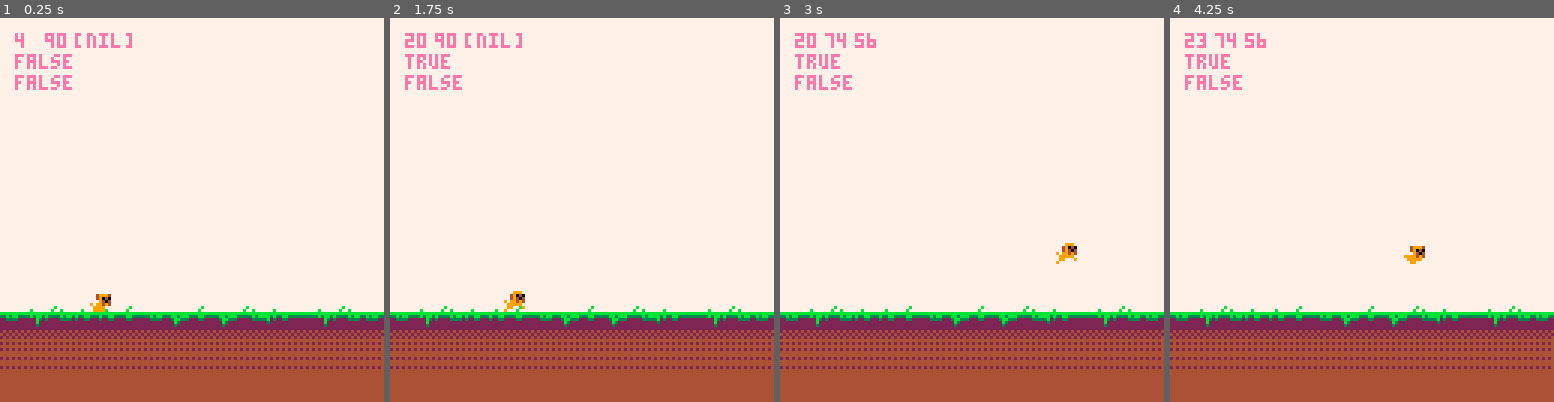
Above: before the commit, frames 1-4 (left to right).
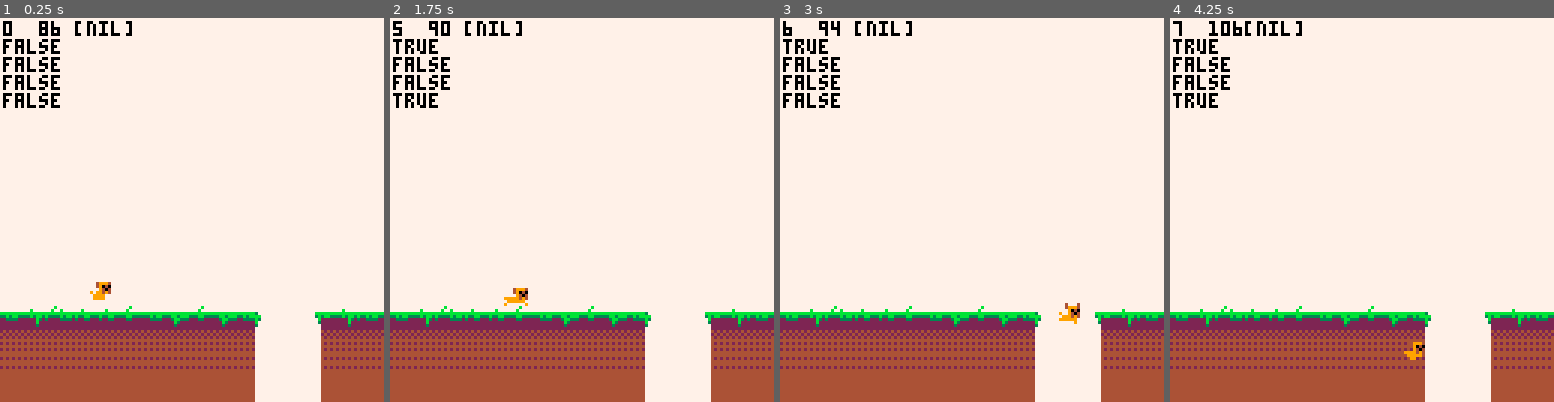
Above: after the commit, the same moments.

Repository: Mednikov/runpugrun
Game: PICO-8 cartridge runpugrun.p8
Same seed, same stepped clock (60 frames per second), same inputs: the game is played once before the commit and once after it.
Inputs:
- Up to frame 1 (0.25 s): no input
- Up to frame 2 (1.75 s): hold Right from 1.6 s (still down)
- Up to frame 3 (3 s): release Right at 2.1 s; hold Up 2.15-2.42 s; hold Right from 2.47 s (still down)
- Up to frame 4 (4.25 s): release Right at 3.03 s; hold Left 3.08-3.58 s; hold Right from 4.02 s (still down)

The runs differ from the first frame. In frame 1, 6.6% of the frame differs, in the area x 0-93%, y 0-100%; in frame 2, 6.5%; in frame 3, 6.4%; in frame 4, 6.5%.

Commit message:
add collisions

Diff:
--- a/runpugrun.p8
+++ b/runpugrun.p8
@@ -2,20 +2,30 @@
 version 8
 __lua__
 
+canvas = {
+  w = 128,
+  h = 128,
+}
+
 pug = {
   x = 30,
-  y = 90,
+  y = 70,
+  dx = 1,
+  dy = 1,
   speed = 2,
-
-  startspr = 4,
-  endspr = 7,
+  w = 8,
+  h = 8,
+
+  startspr = 0,
+  endspr = 3,
 
   moving = false,
   move = {
-    startspr = 20,
-    endspr = 23
+    startspr = 4,
+    endspr = 7,
   },
 
+  landing = false,
   jumping = false,
   jump = {
     max = 20
@@ -24,25 +34,55 @@
   flip = false
 }
 
+timer = 0
+
 pug.sprite = pug.startspr
 
 function pugjump(pugy)
   jumptop = pugy - pug.jump.max
-  if  pugy > jumptop  then pug.y -= pug.speed end
+  if  pugy > jumptop  then pug.y -= 1 end
   pug.sprite = pug.move.startspr
 end
 
 function puganimate(startsprite, endsprite)
-  pug.sprite += 0.125
-  if pug.sprite < endsprite then pug.sprite = endsprite end
+  -- timer += 1
+  -- if timer >= 30 then
+    pug.sprite += 1
+    -- timer = 0
+  -- end
+  -- if pug.sprite <= endsprite then pug.sprite = endsprite end
   if pug.sprite > endsprite then
     pug.sprite = startsprite
+  -- else
+  --   pug.sprite = endsprite
   end
 end
 
 function pughandle()
   pug.moving = false
   pug.jumping = false
+  pug.landing = false
+
+  -- gravity bounce
+  if pug.y + pug.h < canvas.h and not cmap(pug) then
+    pug.y += 2
+  -- else
+  --   pug.landing = true
+    -- pug.dy += 1
+  end
+  -- pug.y += pug.dy
+
+  -- if pug.y + pug.h > canvas.h then
+  --   pug.dy = -pug.dy
+  -- else
+  --   pug.landing = true
+  --   pug.dy += 1
+  -- end
+  -- pug.y += pug.dy
+
+  lastx = pug.x
+  lasty = pug.y
+
   if btn(0) then
     pug.moving = true
     pug.flip = true
@@ -60,64 +100,32 @@
   end
   if btn(2) then
     pug.jumping = true
-    pugjump(pug.y)
-  end
-end
-
--- function pugmoving()
---   pug.moving = false
---   if btn(0) then
---     pug.moving = true
---     pug.flip = true
---     pug.x -= pug.speed
---   end
---   if btn(1) then
---     pug.moving = true
---     pug.flip = false
---     pug.x += pug.speed
---   end
--- end
-
--- function test()
---   if pug.moving then
---     if (pug.sprite > pug.movingendspr) then
---       pug.sprite = pug.movingstartspr
---     end
---   end
--- end
-…(4 lines of a section not shown)…
--- function move()
---   pug.moving = true
---   pug.sprite = pug.movingstartspr
---   pug.sprite += 1
---   if (pug.sprite > pug.movingendspr) then
---     pug.sprite = pug.movingstartspr
---   end
--- end
-
--- function runpug()
---   pug.moving = false
-
---   if btn(0) then
---     pug.x -= pug.speed
---     move()
---   end
---   if btn(1) then
---     pug.x += pug.speed
---     move()
---   end
-
---   if not pug.moving then
---     pug.sprite = pug.startspr
---   end
--- end
-…(4 lines of a section not shown)…
+    -- pugjump(pug.y)
+  end
+
+  -- if cmap(pug) then
+  --   pug.x = lastx
+  --   pug.y = lasty
+  -- end
+end
+
+function cmap(actor)
+  local ct=false
+  local cb=false
+  -- if colliding with map tiles
+    local x1=actor.x/8
+    local y1=actor.y/8
+    local x2=(actor.x+7)/8
+    local y2=(actor.y+7)/8
+    local a=fget(mget(x1,y1),0)
+    local b=fget(mget(x1,y2),0)
+    local c=fget(mget(x2,y2),0)
+    local d=fget(mget(x2,y1),0)
+    ct=a or b or c or d
+   -- if colliding world bounds
+    cb = actor.x<0 or actor.x+8>canvas.w or actor.y<0 or actor.y+8>canvas.h
+  return ct or cb
+end
 
 function _init()
   cls()
@@ -126,10 +134,7 @@
 end
 
 function _update()
-  -- runpug()
   pughandle()
-  -- pugmoving()
-  -- test()
 end
 
 function _draw()
@@ -143,11 +148,13 @@
   -- draw the pug
   spr(pug.sprite, pug.x, pug.y, 1, 1, pug.flip)
 
-  print(pug.sprite, 5 , 5, 14)
-  print(pug.y, 15, 5, 14)
-  print(jumptop, 25, 5, 14)
-  print(pug.moving, 5 , 12, 14)
-  print(pug.jumping, 5 , 19, 14)
+  print(pug.sprite, 1 , 1, 0)
+  print(pug.y, 13, 1, 0)
+  print(jumptop, 25, 1, 0)
+  print(pug.moving, 1 , 7, 0)
+  print(pug.jumping, 1 , 13, 0)
+  print(pug.landing, 1 , 19, 0)
+  print(cmap(pug), 1 , 25, 0)
 
 end
 
@@ -282,168 +289,168 @@
 
 
 __gff__
-0000000000000000000000000000000000000000000000000000000000000000000000000000000000000000000000000000000000000000000000000000000000000000000000000000000000000000000000000000000000000000000000000000000000000000000000000000000000000000000000000000000000000000
+0000000000000000000000000000000000000000000000000000000000000000000000000000000000000000000000000000000000000000000000000000000001010101010101010101010101000000010101010000000000000000000000000101010100000000000000000000000001010101010101010100000000000000
 0000000000000000000000000000000000000000000000000000000000000000000000000000000000000000000000000000000000000000000000000000000000000000000000000000000000000000000000000000000000000000000000000000000000000000000000000000000000000000000000000000000000000000
 __map__
-7979797979797979797979797979797979797979797979797979797979797979010000000000000000000000000000000000000000000000000000000000000000000000000000000000000000000000000000000000000000000000000000000000000000000000000000000000000000000000000000000000000000000000
-7979797979797979797979797979797979797979797979797979797979797979010000000000000000000000000000000000000000000000000000000000000000000000000000000000000000000000000000000000000000000000000000000000000000000000000000000000000000000000000000000000000000000000
-7979797979797979797979797979797979797979797979797979797979797979010000000000000000000000000000000000000000000000000000000000000000000000000000000000000000000000000000000000000000000000000000000000000000000000000000000000000000000000000000000000000000000000
-7979797979797979797979797979797979797979797979797979797979797979010000000000000000000000000000000000000000000000000000000000000000000000000000000000000000000000000000000000000000000000000000000000000000000000000000000000000000000000000000000000000000000000
-7979797979797979797979797979797979797979797979797979797979797979010000000000000000000000000000000000000000000000000000000000000000000000000000000000000000000000000000000000000000000000000000000000000000000000000000000000000000000000000000000000000000000000
-7979797979797979797979797979797979797979797979797979797979797979790000000000000000000000000000000000000000000000000000000000000000000000000000000000000000000000000000000000000000000000000000000000000000000000000000000000000000000000000000000000000000000000
-7979797979797979797979797979797979797979797979797979797979797979790000000000000000000000000000000000000000000000000000000000000000000000000000000000000000000000000000000000000000000000000000000000000000000000000000000000000000000000000000000000000000000000
-7979797979797979797979797979797979797979797979797979797979797979790000000000000000000000000000000000000000000000000000000000000000000000000000000000000000000000000000000000000000000000000000000000000000000000000000000000000000000000000000000000000000000000
-7979797979797979797979797979797979797979797979797979797979797979790000000000000000000000000000000000000000000000000000000000000000000000000000000000000000000000000000000000000000000000000000000000000000000000000000000000000000000000000000000000000000000000
-7979797979797979797979797979797979797979797979797979797979797979790000000000000000000000000000000000000000000000000000000000000000000000000000000000000000000000000000000000000000000000000000000000000000000000000000000000000000000000000000000000000000000000
-7979797979797979797979797979797979797979797979797979797979797979790000000000000000000000000000000000000000000000000000000000000000000000000000000000000000000000000000000000000000000000000000000000000000000000000000000000000000000000000000000000000000000000
-7979797979797979797979797979797979797979797979797979797979797979790000000000000000000000000000000000000000000000000000000000000000000000000000000000000000000000000000000000000000000000000000000000000000000000000000000000000000000000000000000000000000000000
-41464a43434c41494c494a4540464a4149484548484841414940414141494a45790000000000000000000000000000000000000000000000000000000000000000000000000000000000000000000000000000000000000000000000000000000000000000000000000000000000000000000000000000000000000000000000
-7070707070707070707070707070707070707070707070707070707070707070790000000000000000000000000000000000000000000000000000000000000000000000000000000000000000000000000000000000000000000000000000000000000000000000000000000000000000000000000000000000000000000000
-7171717171717171717171717171717171717171717171717171717171717171790000000000000000000000000000000000000000000000000000000000000000000000000000000000000000000000000000000000000000000000000000000000000000000000000000000000000000000000000000000000000000000000
-7272727272727272727272727272727272727272727272727272727272727272790000000000000000000000000000000000000000000000000000000000000000000000000000000000000000000000000000000000000000000000000000000000000000000000000000000000000000000000000000000000000000000000
-0000000000000000000000000000000000000000000000000000000000000000000000000000000000000000000000000000000000000000000000000000000000000000000000000000000000000000000000000000000000000000000000000000000000000000000000000000000000000000000000000000000000000000
-0000000000000000000000000000000000000000000000000000000000000000000000000000000000000000000000000000000000000000000000000000000000000000000000000000000000000000000000000000000000000000000000000000000000000000000000000000000000000000000000000000000000000000
-0000000000000000000000000000000000000000000000000000000000000000000000000000000000000000000000000000000000000000000000000000000000000000000000000000000000000000000000000000000000000000000000000000000000000000000000000000000000000000000000000000000000000000
-0000000000000000000000000000000000000000000000000000000000000000000000000000000000000000000000000000000000000000000000000000000000000000000000000000000000000000000000000000000000000000000000000000000000000000000000000000000000000000000000000000000000000000
-0000000000000000000000000000000000000000000000000000000000000000000000000000000000000000000000000000000000000000000000000000000000000000000000000000000000000000000000000000000000000000000000000000000000000000000000000000000000000000000000000000000000000000
-0000000000000000000000000000000000000000000000000000000000000000000000000000000000000000000000000000000000000000000000000000000000000000000000000000000000000000000000000000000000000000000000000000000000000000000000000000000000000000000000000000000000000000
-0000000000000000000000000000000000000000000000000000000000000000000000000000000000000000000000000000000000000000000000000000000000000000000000000000000000000000000000000000000000000000000000000000000000000000000000000000000000000000000000000000000000000000
-0000000000000000000000000000000000000000000000000000000000000000000000000000000000000000000000000000000000000000000000000000000000000000000000000000000000000000000000000000000000000000000000000000000000000000000000000000000000000000000000000000000000000000
-0000000000000000000000000000000000000000000000000000000000000000000000000000000000000000000000000000000000000000000000000000000000000000000000000000000000000000000000000000000000000000000000000000000000000000000000000000000000000000000000000000000000000000
-0000000000000000000000000000000000000000000000000000000000000000000000000000000000000000000000000000000000000000000000000000000000000000000000000000000000000000000000000000000000000000000000000000000000000000000000000000000000000000000000000000000000000000
-0000000000000000000000000000000000000000000000000000000000000000000000000000000000000000000000000000000000000000000000000000000000000000000000000000000000000000000000000000000000000000000000000000000000000000000000000000000000000000000000000000000000000000
-0000000000000000000000000000000000000000000000000000000000000000000000000000000000000000000000000000000000000000000000000000000000000000000000000000000000000000000000000000000000000000000000000000000000000000000000000000000000000000000000000000000000000000
-0000000000000000000000000000000000000000000000000000000000000000000000000000000000000000000000000000000000000000000000000000000000000000000000000000000000000000000000000000000000000000000000000000000000000000000000000000000000000000000000000000000000000000
-0000000000000000000000000000000000000000000000000000000000000000000000000000000000000000000000000000000000000000000000000000000000000000000000000000000000000000000000000000000000000000000000000000000000000000000000000000000000000000000000000000000000000000
-0000000000000000000000000000000000000000000000000000000000000000010000000000000000000000000000000000000000000000000000000000000000000000000000000000000000000000000000000000000000000000000000000000000000000000000000000000000000000000000000000000000000000000
-0000000000000000000000000000000000000000000000000000000000000000010000000000000000000000000000000000000000000000000000000000000000000000000000000000000000000000000000000000000000000000000000000000000000000000000000000000000000000000000000000000000000000000
-…(130 lines of a section not shown)…
+7a7a7a7a7a7a7a7a7a7a7a7a7a7a7a7a7a7a7a7a7a7a7a7a7a7a7a7a7a7a7a7a7a7a7a7a7a7a7a7a7a7a7a7a7a7a7a7a7a7a7a7a7a7a7a7a7a7a7a7a7a7a7a7a7a7a7a7a7a7a7a7a7a7a7a7a7a7a7a7a7a7a7a7a7a7a7a7a7a7a7a7a7a7a7a7a7a7a7a7a7a7a7a7a7a7a7a7a7a7a7a7a7a7a7a7a7a7a7a7a7a7a7a7a7a7a7a7a
+7a7a7a7a7a7a7a7a7a7a7a7a7a7a7a7a7a7a7a7a7a7a7a7a7a7a7a7a7a7a7a7a7a7a7a7a7a7a7a7a7a7a7a7a7a7a7a7a7a7a7a7a7a7a7a7a7a7a7a7a7a7a7a7a7a7a7a7a7a7a7a7a7a7a7a7a7a7a7a7a7a7a7a7a7a7a7a7a7a7a7a7a7a7a7a7a7a7a7a7a7a7a7a7a7a7a7a7a7a7a7a7a7a7a7a7a7a7a7a7a7a7a7a7a7a7a7a7a
+7a7a7a7a7a7a7a7a7a7a7a7a7a7a7a7a7a7a7a7a7a7a7a7a7a7a7a7a7a7a7a7a7a7a7a7a7a7a7a7a7a7a7a7a7a7a7a7a7a7a7a7a7a7a7a7a7a7a7a7a7a7a7a7a7a7a7a7a7a7a7a7a7a7a7a7a7a7a7a7a7a7a7a7a7a7a7a7a7a7a7a7a7a7a7a7a7a7a7a7a7a7a7a7a7a7a7a7a7a7a7a7a7a7a7a7a7a7a7a7a7a7a7a7a7a7a7a7a
+7a7a7a7a7a7a7a7a7a7a7a7a7a7a7a7a7a7a7a7a7a7a7a7a7a7a7a7a7a7a7a7a7a7a7a7a7a7a7a7a7a7a7a7a7a7a7a7a7a7a7a7a7a7a7a7a7a7a7a7a7a7a7a7a7a7a7a7a7a7a7a7a7a7a7a7a7a7a7a7a7a7a7a7a7a7a7a7a7a7a7a7a7a7a7a7a7a7a7a7a7a7a7a7a7a7a7a7a7a7a7a7a7a7a7a7a7a7a7a7a7a7a7a7a7a7a7a7a
+7a7a7a7a7a7a7a7a7a7a7a7a7a7a7a7a7a7a7a7a7a7a7a7a7a7a7a7a7a7a7a7a7a7a7a7a7a7a7a7a7a7a7a7a7a7a7a7a7a7a7a7a7a7a7a7a7a7a7a7a7a7a7a7a7a7a7a7a7a7a7a7a7a7a7a7a7a7a7a7a7a7a7a7a7a7a7a7a7a7a7a7a7a7a7a7a7a7a7a7a7a7a7a7a7a7a7a7a7a7a7a7a7a7a7a7a7a7a7a7a7a7a7a7a7a7a7a7a
+7a7a7a7a7a7a7a7a7a7a7a7a7a7a7a7a7a7a7a7a7a7a7a7a7a7a7a7a7a7a7a7a7a7a7a7a7a7a7a7a7a7a7a7a7a7a7a7a7a7a7a7a7a7a7a7a7a7a7a7a7a7a7a7a7a7a7a7a7a7a7a7a7a7a7a7a7a7a7a7a7a7a7a7a7a7a7a7a7a7a7a7a7a7a7a7a7a7a7a7a7a7a7a7a7a7a7a7a7a7a7a7a7a7a7a7a7a7a7a7a7a7a7a7a7a7a7a7a
+7a7a7a7a7a7a7a7a7a7a7a7a7a7a7a7a7a7a7a7a7a7a7a7a7a7a7a7a7a7a7a7a7a7a7a7a7a7a7a7a7a7a7a7a7a7a7a7a7a7a7a7a7a7a7a7a7a7a7a7a7a7a7a7a7a7a7a7a7a7a7a7a7a7a7a7a7a7a7a7a7a7a7a7a7a7a7a7a7a7a7a7a7a7a7a7a7a7a7a7a7a7a7a7a7a7a7a7a7a7a7a7a7a7a7a7a7a7a7a7a7a7a7a7a7a7a7a7a
+7a7a7a7a7a7a7a7a7a7a7a7a7a7a7a7a7a7a7a7a7a7a7a7a7a7a7a7a7a7a7a7a7a7a7a7a7a7a7a7a7a7a7a7a7a7a7a7a7a7a7a7a7a7a7a7a7a7a7a7a7a7a7a7a7a7a7a7a7a7a7a7a7a7a7a7a7a7a7a7a7a7a7a7a7a7a7a7a7a7a7a7a7a7a7a7a7a7a7a7a7a7a7a7a7a7a7a7a7a7a7a7a7a7a7a7a7a7a7a7a7a7a7a7a7a7a7a7a
+7a7a7a7a7a7a7a7a7a7a7a7a7a7a7a7a7a7a7a7a7a7a7a7a7a7a7a7a7a7a7a7a7a7a7a7a7a7a7a7a7a7a7a7a7a7a7a7a7a7a7a7a7a7a7a7a7a7a7a7a7a7a7a7a7a7a7a7a7a7a7a7a7a7a7a7a7a7a7a7a7a7a7a7a7a7a7a7a7a7a7a7a7a7a7a7a7a7a7a7a7a7a7a7a7a7a7a7a7a7a7a7a7a7a7a7a7a7a7a7a7a7a7a7a7a7a7a7a
+7a7a7a7a7a7a7a7a7a7a7a7a7a7a7a7a7a7a7a7a7a7a7a7a7a7a7a7a7a7a7a7a7a7a7a7a7a7a7a7a7a7a7a7a7a7a7a7a7a7a7a7a7a7a7a7a7a7a7a7a7a7a7a7a7a7a7a7a7a7a7a7a7a7a7a7a7a7a7a7a7a7a7a7a7a7a7a7a7a7a7a7a7a7a7a7a7a7a7a7a7a7a7a7a7a7a7a7a7a7a7a7a7a7a7a7a7a7a7a7a7a7a7a7a7a7a7a7a
+7a7a7a7a7a7a7a7a7a7a7a7a7a7a7a7a7a7a7a7a7a7a7a7a7a7a7a7a7a7a7a7a7a7a7a7a7a7a7a7a7a7a7a7a7a7a7a7a7a7a7a7a7a7a7a7a7a7a7a7a7a7a7a7a7a7a7a7a7a7a7a7a7a7a7a7a7a7a7a7a7a7a7a7a7a7a7a7a7a7a7a7a7a7a7a7a7a7a7a7a7a7a7a7a7a7a7a7a7a7a7a7a7a7a7a7a7a7a7a7a7a7a7a7a7a7a7a7a
+7a7a7a7a7a7a7a7a7a7a7a7a7a7a7a7a7a7a7a7a7a7a7a7a7a7a7a7a7a7a7a7a7a7a7a7a7a7a7a7a7a7a7a7a7a7a7a7a7a7a7a7a7a7a7a7a7a7a7a7a7a7a7a7a7a7a7a7a7a7a7a7a7a7a7a7a7a7a7a7a7a7a7a7a7a7a7a7a7a7a7a7a7a7a7a7a7a7a7a7a7a7a7a7a7a7a7a7a7a7a7a7a7a7a7a7a7a7a7a7a7a7a7a7a7a7a7a7a
+41464a43434c41494c49617a7a51464149484548484841414940414141494a457a7a7a7a7a7a7a7a7a7a7a7a7a7a7a7a7a7a7a7a7a7a7a7a7a7a7a7a7a7a7a7a7a7a7a7a7a7a7a7a7a7a7a7a7a7a7a7a7a7a7a7a7a7a7a7a7a7a7a7a7a7a7a7a7a7a7a7a7a7a7a7a7a7a7a7a7a7a7a7a7a7a7a7a7a7a7a7a7a7a7a7a7a7a7a7a
+70707070707070707070747a7a737070707070707070707070707070707070707a7a7a7a7a7a7a7a7a7a7a7a7a7a7a7a7a7a7a7a7a7a7a7a7a7a7a7a7a7a7a7a7a7a7a7a7a7a7a7a7a7a7a7a7a7a7a7a7a7a7a7a7a7a7a7a7a7a7a7a7a7a7a7a7a7a7a7a7a7a7a7a7a7a7a7a7a7a7a7a7a7a7a7a7a7a7a7a7a7a7a7a7a7a7a7a
+71717171717171717171767a7a757171717171717171717171717171717171717a7a7a7a7a7a7a7a7a7a7a7a7a7a7a7a7a7a7a7a7a7a7a7a7a7a7a7a7a7a7a7a7a7a7a7a7a7a7a7a7a7a7a7a7a7a7a7a7a7a7a7a7a7a7a7a7a7a7a7a7a7a7a7a7a7a7a7a7a7a7a7a7a7a7a7a7a7a7a7a7a7a7a7a7a7a7a7a7a7a7a7a7a7a7a7a
+72727272727272727272787a7a777272727272727272727272727272727272727a7a7a7a7a7a7a7a7a7a7a7a7a7a7a7a7a7a7a7a7a7a7a7a7a7a7a7a7a7a7a7a7a7a7a7a7a7a7a7a7a7a7a7a7a7a7a7a7a7a7a7a7a7a7a7a7a7a7a7a7a7a7a7a7a7a7a7a7a7a7a7a7a7a7a7a7a7a7a7a7a7a7a7a7a7a7a7a7a7a7a7a7a7a7a7a
+7a7a7a7a7a7a7a7a7a7a7a7a7a7a7a7a7a7a7a7a7a7a7a7a7a7a7a7a7a7a7a7a7a7a7a7a7a7a7a7a7a7a7a7a7a7a7a7a7a7a7a7a7a7a7a7a7a7a7a7a7a7a7a7a7a7a7a7a7a7a7a7a7a7a7a7a7a7a7a7a7a7a7a7a7a7a7a7a7a7a7a7a7a7a7a7a7a7a7a7a7a7a7a7a7a7a7a7a7a7a7a7a7a7a7a7a7a7a7a7a7a7a7a7a7a7a7a7a
+7a7a7a7a7a7a7a7a7a7a7a7a7a7a7a7a7a7a7a7a7a7a7a7a7a7a7a7a7a7a7a7a7a7a7a7a7a7a7a7a7a7a7a7a7a7a7a7a7a7a7a7a7a7a7a7a7a7a7a7a7a7a7a7a7a7a7a7a7a7a7a7a7a7a7a7a7a7a7a7a7a7a7a7a7a7a7a7a7a7a7a7a7a7a7a7a7a7a7a7a7a7a7a7a7a7a7a7a7a7a7a7a7a7a7a7a7a7a7a7a7a7a7a7a7a7a7a7a
+7a7a7a7a7a7a7a7a7a7a7a7a7a7a7a7a7a7a7a7a7a7a7a7a7a7a7a7a7a7a7a7a7a7a7a7a7a7a7a7a7a7a7a7a7a7a7a7a7a7a7a7a7a7a7a7a7a7a7a7a7a7a7a7a7a7a7a7a7a7a7a7a7a7a7a7a7a7a7a7a7a7a7a7a7a7a7a7a7a7a7a7a7a7a7a7a7a7a7a7a7a7a7a7a7a7a7a7a7a7a7a7a7a7a7a7a7a7a7a7a7a7a7a7a7a7a7a7a
+7a7a7a7a7a7a7a7a7a7a7a7a7a7a7a7a7a7a7a7a7a7a7a7a7a7a7a7a7a7a7a7a7a7a7a7a7a7a7a7a7a7a7a7a7a7a7a7a7a7a7a7a7a7a7a7a7a7a7a7a7a7a7a7a7a7a7a7a7a7a7a7a7a7a7a7a7a7a7a7a7a7a7a7a7a7a7a7a7a7a7a7a7a7a7a7a7a7a7a7a7a7a7a7a7a7a7a7a7a7a7a7a7a7a7a7a7a7a7a7a7a7a7a7a7a7a7a7a
+7a7a7a7a7a7a7a7a7a7a7a7a7a7a7a7a7a7a7a7a7a7a7a7a7a7a7a7a7a7a7a7a7a7a7a7a7a7a7a7a7a7a7a7a7a7a7a7a7a7a7a7a7a7a7a7a7a7a7a7a7a7a7a7a7a7a7a7a7a7a7a7a7a7a7a7a7a7a7a7a7a7a7a7a7a7a7a7a7a7a7a7a7a7a7a7a7a7a7a7a7a7a7a7a7a7a7a7a7a7a7a7a7a7a7a7a7a7a7a7a7a7a7a7a7a7a7a7a
+7a7a7a7a7a7a7a7a7a7a7a7a7a7a7a7a7a7a7a7a7a7a7a7a7a7a7a7a7a7a7a7a7a7a7a7a7a7a7a7a7a7a7a7a7a7a7a7a7a7a7a7a7a7a7a7a7a7a7a7a7a7a7a7a7a7a7a7a7a7a7a7a7a7a7a7a7a7a7a7a7a7a7a7a7a7a7a7a7a7a7a7a7a7a7a7a7a7a7a7a7a7a7a7a7a7a7a7a7a7a7a7a7a7a7a7a7a7a7a7a7a7a7a7a7a7a7a7a
+7a7a7a7a7a7a7a7a7a7a7a7a7a7a7a7a7a7a7a7a7a7a7a7a7a7a7a7a7a7a7a7a7a7a7a7a7a7a7a7a7a7a7a7a7a7a7a7a7a7a7a7a7a7a7a7a7a7a7a7a7a7a7a7a7a7a7a7a7a7a7a7a7a7a7a7a7a7a7a7a7a7a7a7a7a7a7a7a7a7a7a7a7a7a7a7a7a7a7a7a7a7a7a7a7a7a7a7a7a7a7a7a7a7a7a7a7a7a7a7a7a7a7a7a7a7a7a7a
+7a7a7a7a7a7a7a7a7a7a7a7a7a7a7a7a7a7a7a7a7a7a7a7a7a7a7a7a7a7a7a7a7a7a7a7a7a7a7a7a7a7a7a7a7a7a7a7a7a7a7a7a7a7a7a7a7a7a7a7a7a7a7a7a7a7a7a7a7a7a7a7a7a7a7a7a7a7a7a7a7a7a7a7a7a7a7a7a7a7a7a7a7a7a7a7a7a7a7a7a7a7a7a7a7a7a7a7a7a7a7a7a7a7a7a7a7a7a7a7a7a7a7a7a7a7a7a7a
+7a7a7a7a7a7a7a7a7a7a7a7a7a7a7a7a7a7a7a7a7a7a7a7a7a7a7a7a7a7a7a7a7a7a7a7a7a7a7a7a7a7a7a7a7a7a7a7a7a7a7a7a7a7a7a7a7a7a7a7a7a7a7a7a7a7a7a7a7a7a7a7a7a7a7a7a7a7a7a7a7a7a7a7a7a7a7a7a7a7a7a7a7a7a7a7a7a7a7a7a7a7a7a7a7a7a7a7a7a7a7a7a7a7a7a7a7a7a7a7a7a7a7a7a7a7a7a7a
+7a7a7a7a7a7a7a7a7a7a7a7a7a7a7a7a7a7a7a7a7a7a7a7a7a7a7a7a7a7a7a7a7a7a7a7a7a7a7a7a7a7a7a7a7a7a7a7a7a7a7a7a7a7a7a7a7a7a7a7a7a7a7a7a7a7a7a7a7a7a7a7a7a7a7a7a7a7a7a7a7a7a7a7a7a7a7a7a7a7a7a7a7a7a7a7a7a7a7a7a7a7a7a7a7a7a7a7a7a7a7a7a7a7a7a7a7a7a7a7a7a7a7a7a7a7a7a7a
+7a7a7a7a7a7a7a7a7a7a7a7a7a7a7a7a7a7a7a7a7a7a7a7a7a7a7a7a7a7a7a7a7a7a7a7a7a7a7a7a7a7a7a7a7a7a7a7a7a7a7a7a7a7a7a7a7a7a7a7a7a7a7a7a7a7a7a7a7a7a7a7a7a7a7a7a7a7a7a7a7a7a7a7a7a7a7a7a7a7a7a7a7a7a7a7a7a7a7a7a7a7a7a7a7a7a7a7a7a7a7a7a7a7a7a7a7a7a7a7a7a7a7a7a7a7a7a7a
+7a7a7a7a7a7a7a7a7a7a7a7a7a7a7a7a7a7a7a7a7a7a7a7a7a7a7a7a7a7a7a7a7a7a7a7a7a7a7a7a7a7a7a7a7a7a7a7a7a7a7a7a7a7a7a7a7a7a7a7a7a7a7a7a7a7a7a7a7a7a7a7a7a7a7a7a7a7a7a7a7a7a7a7a7a7a7a7a7a7a7a7a7a7a7a7a7a7a7a7a7a7a7a7a7a7a7a7a7a7a7a7a7a7a7a7a7a7a7a7a7a7a7a7a7a7a7a7a
+7a7a7a7a7a7a7a7a7a7a7a7a7a7a7a7a7a7a7a7a7a7a7a7a7a7a7a7a7a7a7a7a7a7a7a7a7a7a7a7a7a7a7a7a7a7a7a7a7a7a7a7a7a7a7a7a7a7a7a7a7a7a7a7a7a7a7a7a7a7a7a7a7a7a7a7a7a7a7a7a7a7a7a7a7a7a7a7a7a7a7a7a7a7a7a7a7a7a7a7a7a7a7a7a7a7a7a7a7a7a7a7a7a7a7a7a7a7a7a7a7a7a7a7a7a7a7a7a
+7a7a7a7a7a7a7a7a7a7a7a7a7a7a7a7a7a7a7a7a7a7a7a7a7a7a7a7a7a7a7a7a7a7a7a7a7a7a7a7a7a7a7a7a7a7a7a7a7a7a7a7a7a7a7a7a7a7a7a7a7a7a7a7a7a7a7a7a7a7a7a7a7a7a7a7a7a7a7a7a7a7a7a7a7a7a7a7a7a7a7a7a7a7a7a7a7a7a7a7a7a7a7a7a7a7a7a7a7a7a7a7a7a7a7a7a7a7a7a7a7a7a7a7a7a7a7a7a
+7a7a7a7a7a7a7a7a7a7a7a7a7a7a7a7a7a7a7a7a7a7a7a7a7a7a7a7a7a7a7a7a7a7a7a7a7a7a7a7a7a7a7a7a7a7a7a7a7a7a7a7a7a7a7a7a7a7a7a7a7a7a7a7a7a7a7a7a7a7a7a7a7a7a7a7a7a7a7a7a7a7a7a7a7a7a7a7a7a7a7a7a7a7a7a7a7a7a7a7a7a7a7a7a7a7a7a7a7a7a7a7a7a7a7a7a7a7a7a7a7a7a7a7a7a7a7a7a
+7a7a7a7a7a7a7a7a7a7a7a7a7a7a7a7a7a7a7a7a7a7a7a7a7a7a7a7a7a7a7a7a7a7a7a7a7a7a7a7a7a7a7a7a7a7a7a7a7a7a7a7a7a7a7a7a7a7a7a7a7a7a7a7a7a7a7a7a7a7a7a7a7a7a7a7a7a7a7a7a7a7a7a7a7a7a7a7a7a7a7a7a7a7a7a7a7a7a7a7a7a7a7a7a7a7a7a7a7a7a7a7a7a7a7a7a7a7a7a7a7a7a7a7a7a7a7a7a
+…(130 lines of a section not shown)…
Not shown, changed: 88 lines of the sprite sheet (__gfx__) section of runpugrun.p8
